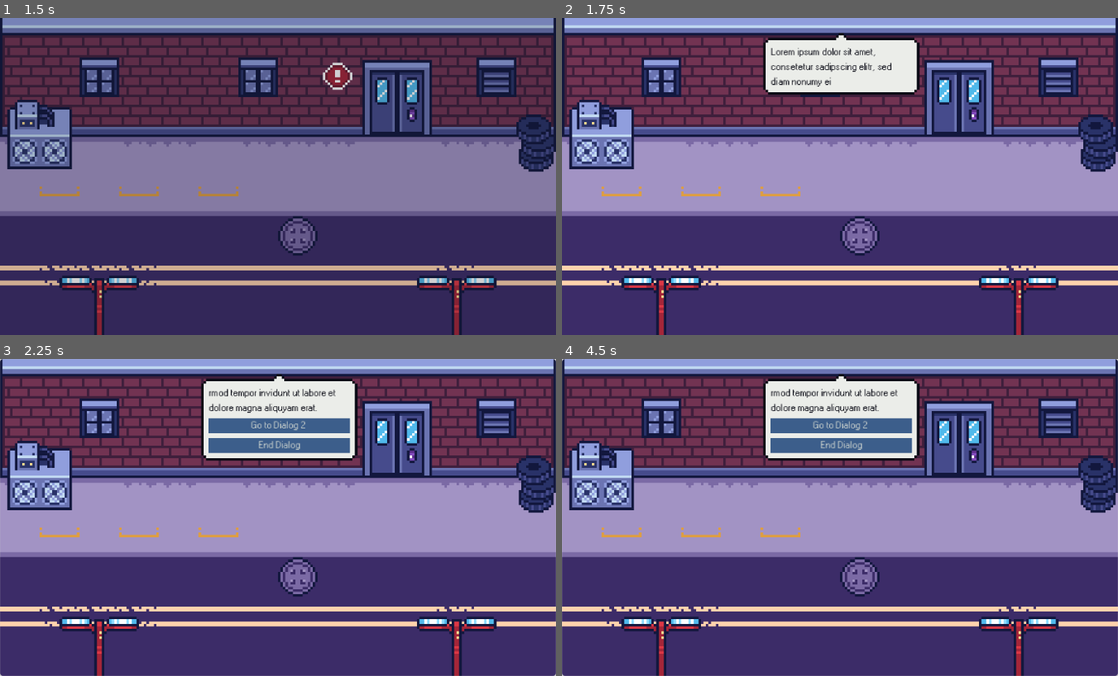
Above: before the commit, frames 1-4 (two rows, left to right).
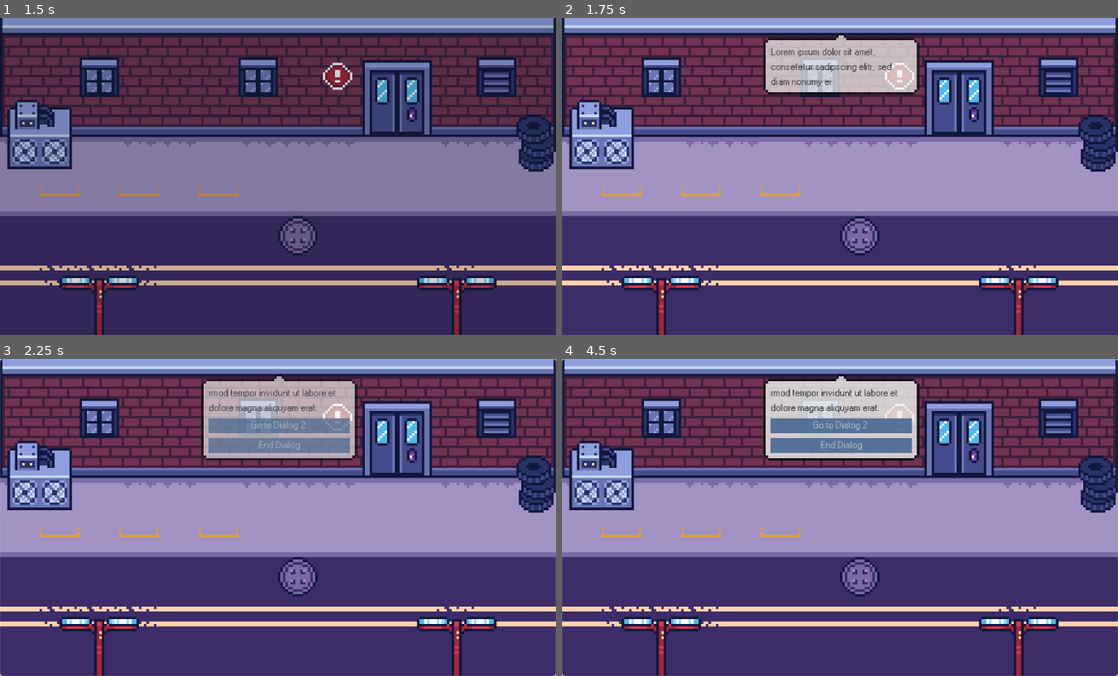
Above: after the commit, the same moments.

Repository: Paraldos/AdventureGame
Game: Godot game, scene res://title_screen/title_screen.tscn
Same seed, same stepped clock (60 frames per second), same inputs: the game is played once before the commit and once after it.
Inputs (mouse positions are in pixels of both pictures, inside the frame that each line leads up to):
- Up to frame 1 (1.5 s): click "Start" at 0.5 s; click (61, 151) at 1.27 s
- Up to frame 2 (1.75 s): no input
- Up to frame 3 (2.25 s): click (61, 492) at 2.02 s
- Up to frame 4 (4.5 s): click "Go to Dialog 2" at 2.75 s; click (623, 492) at 3.52 s; click (840, 517) at 4.25 s

Frame 1 is identical in both runs. In frame 2, 4.1% of the frame differs, in the area x 36-65%, y 5-25%; in frame 3, 6.4%, in the area x 36-65%, y 5-32%; in frame 4, 5.0%.

Commit message:
added animation to bubble

Diff:
--- a/dialog_manager/dialog_bubble.gd
+++ b/dialog_manager/dialog_bubble.gd
@@ -6,6 +6,7 @@
 @onready var label: Label = %Label
 @onready var pointer_top: TextureRect = %PointerTop
 @onready var pointer_bottom: TextureRect = %PointerBottom
+@onready var animation_player: AnimationPlayer = $AnimationPlayer
 var dialog : Dialog
 var text_length = 0
 var max_text_length = 75
@@ -30,21 +31,20 @@
 
 func _update_text():
 	if text_length > amount_of_allready_shown_text:
+		animation_player.play('fade_in')
 		var text_to_display = dialog.text.substr(amount_of_allready_shown_text, max_text_length)
 		amount_of_allready_shown_text += text_to_display.length()
 		label.text = text_to_display
 		if amount_of_allready_shown_text >= text_length:
 			_add_options()
 	else:
-		if btns_instantiated:
-			pass
+		if btns_instantiated: return
+		if dialog.target_id:
+			DialogManager.move_to_next_dialog(dialog.target_id)
+			queue_free()
 		else:
-			if dialog.target_id:
-				DialogManager.move_to_next_dialog(dialog.target_id)
-				queue_free()
-			else:
-				DialogManager.end_dialog()
-				queue_free()
+			DialogManager.end_dialog()
+			queue_free()
 
 func _add_options():
 	for option in dialog.options:
--- a/dialog_manager/dialog_bubble.tscn
+++ b/dialog_manager/dialog_bubble.tscn
@@ -1,10 +1,48 @@
-[gd_scene load_steps=4 format=3 uid="uid://b21pqknq7i2xa"]
+[gd_scene load_steps=7 format=3 uid="uid://b21pqknq7i2xa"]
 
 [ext_resource type="Script" uid="uid://blllm38qpqbc3" path="res://dialog_manager/dialog_bubble.gd" id="1_4fcfv"]
 [ext_resource type="Theme" uid="uid://b4e32g31xbiik" path="res://assets/theme/dialog_theme.tres" id="1_7grl3"]
 [ext_resource type="Texture2D" uid="uid://7ovo60wq83uk" path="res://assets/img/ui/dialog_pointer.png" id="3_2gkh8"]
 
+[sub_resource type="Animation" id="Animation_2gkh8"]
+resource_name = "fade_in"
+length = 0.2
+tracks/0/type = "value"
+tracks/0/imported = false
+tracks/0/enabled = true
+tracks/0/path = NodePath(".:modulate")
+tracks/0/interp = 1
+tracks/0/loop_wrap = true
+tracks/0/keys = {
+"times": PackedFloat32Array(0, 0.2),
+"transitions": PackedFloat32Array(1, 1),
+"update": 0,
+"values": [Color(1, 1, 1, 0), Color(1, 1, 1, 1)]
+}
+
+[sub_resource type="Animation" id="Animation_ptk6g"]
+length = 0.001
+tracks/0/type = "value"
+tracks/0/imported = false
+tracks/0/enabled = true
+tracks/0/path = NodePath(".:modulate")
+tracks/0/interp = 1
+tracks/0/loop_wrap = true
+tracks/0/keys = {
+"times": PackedFloat32Array(0),
+"transitions": PackedFloat32Array(1),
+"update": 0,
+"values": [Color(1, 1, 1, 0)]
+}
+
+[sub_resource type="AnimationLibrary" id="AnimationLibrary_wa8pd"]
+_data = {
+&"RESET": SubResource("Animation_ptk6g"),
+&"fade_in": SubResource("Animation_2gkh8")
+}
+
 [node name="DialogBubble" type="Node2D"]
+modulate = Color(1, 1, 1, 0)
 script = ExtResource("1_4fcfv")
 
 [node name="PanelContainer" type="PanelContainer" parent="."]
@@ -59,3 +97,9 @@
 mouse_filter = 2
 texture = ExtResource("3_2gkh8")
 stretch_mode = 5
+
+[node name="AnimationPlayer" type="AnimationPlayer" parent="."]
+libraries = {
+&"": SubResource("AnimationLibrary_wa8pd")
+}
+autoplay = "fade_in"
